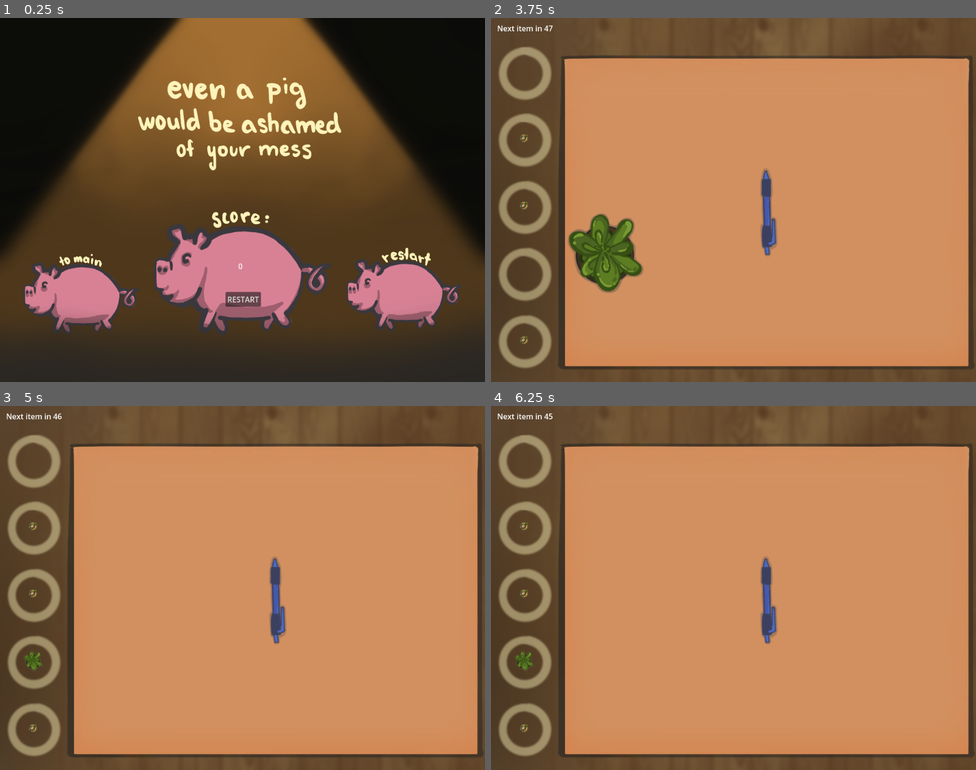
Above: before the commit, frames 1-4 (two rows, left to right).
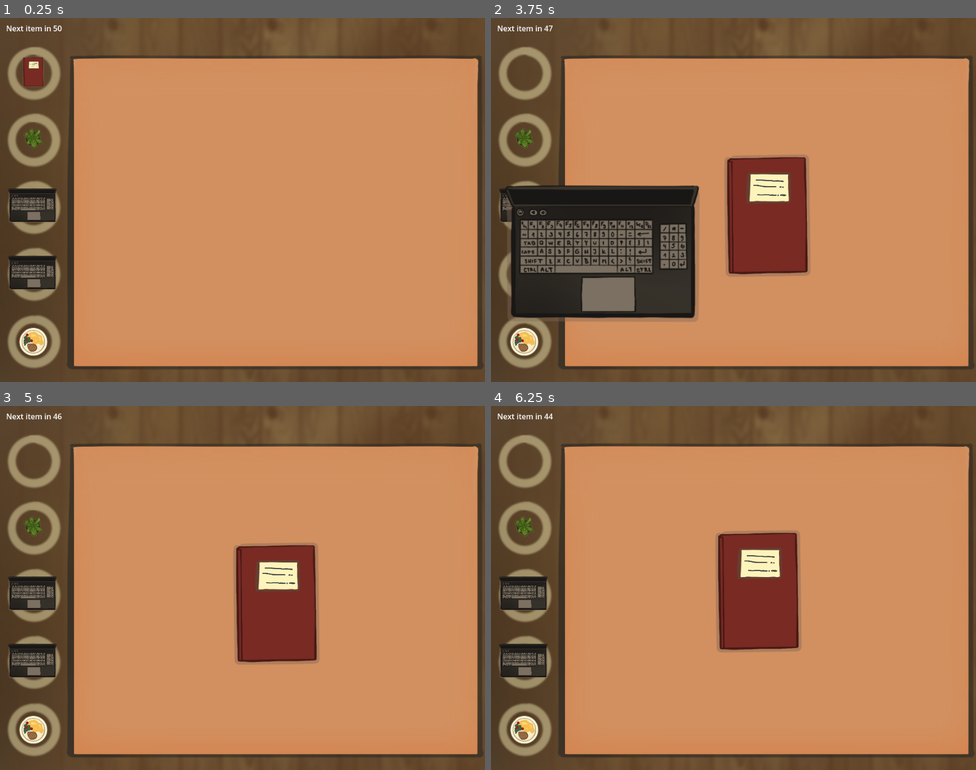
Above: after the commit, the same moments.

Repository: Nekaque/GJTraining
Game: Godot game, scene res://scenes/main.tscn
Same seed, same stepped clock (60 frames per second), same inputs: the game is played once before the commit and once after it.
Inputs (mouse positions are in pixels of both pictures, inside the frame that each line leads up to):
- Up to frame 1 (0.25 s): no input
- Up to frame 2 (3.75 s): click (733, 298) at 0.5 s, where only the run before the commit has a clickable "RESTART"; tap Enter at 1.25 s; drag from (524, 72) to (767, 210) at 1.27 s; drag from (524, 138) to (767, 210) at 2.02 s; move the mouse to (524, 207) at 2.77 s; hold R (rotate) 2.78-3.5 s; click (524, 207) at 3.05 s; tap Space at 3.5 s; drag from (524, 272) to (767, 214) at 3.52 s
- Up to frame 3 (5 s): drag from (33, 729) to (276, 602) at 4.27 s
- Up to frame 4 (6.25 s): drag from (588, 533) to (767, 602) at 5.02 s; tap Enter at 5.75 s; move the mouse to (757, 588) at 5.77 s; press the mouse at (757, 588) at 5.78 s

The runs differ from the first frame. In frame 1, 96% of the frame differs, in the area x 0-100%, y 0-100%; in frame 2, 20%; in frame 3, 8.0%; in frame 4, 8.0%.

Commit message:
shaking updated

Diff:
--- a/scenes/main.tscn
+++ b/scenes/main.tscn
@@ -77,6 +77,7 @@
 
 [node name="End" type="CanvasLayer" parent="."]
 process_mode = 3
+visible = false
 
 [node name="TextureRect" type="TextureRect" parent="End"]
 offset_right = 1024.0
--- a/scripts/item.gd
+++ b/scripts/item.gd
@@ -40,3 +40,7 @@
 	init_pos = position
 	from = i
 	type = num
+
+func placed():
+	from = -1
+	if type == 4: movable = false
--- a/scripts/main.gd
+++ b/scripts/main.gd
@@ -8,7 +8,7 @@
 var score = 0
 var time = 50
 var random = RandomNumberGenerator.new()
-var probs = [4, 5, 0, 0, 0, 4, 4,4 ,4]
+var probs = [4, 5, 0, 0, 10, 4, 4,4 ,4]
 var shake = false
 @onready var timer = $Timer
 @onready var label = $Label
@@ -60,14 +60,16 @@
 		if event.is_action_pressed('click'):
 			if (!dragging):
 				for it in items:
-					if it.mouse_in and it.movable:
-						dragging = it
-						dragging.global_scale = Vector2(1,1)
-						break
+					if it.mouse_in:
+						if it.movable:
+							dragging = it
+							dragging.global_scale = Vector2(1,1)
+							break
+						else: shaking()
 		elif dragging:
 			if Coll.collisions >= 1 or !dragging.on_table:
 				dragging.position = dragging.init_pos
-				if (dragging.from >= 1): dragging.global_scale = Vector2(0.25,0.25)
+				if (dragging.from >= 0): dragging.global_scale = Vector2(0.25,0.25)
 				dragging = null
 			else:
 				dragging.init_pos = dragging.position
@@ -75,9 +77,8 @@
 					score+=1
 					$End/Score.text = str(score)
 					occupied[dragging.from] = false
-					dragging.from = -1
+					dragging.placed()
 					dragging.start_animation()
-					shaking()
 				dragging = null
 	if (event.is_action_pressed("rotate") and dragging): dragging.rotate(deg_to_rad(90))
 
